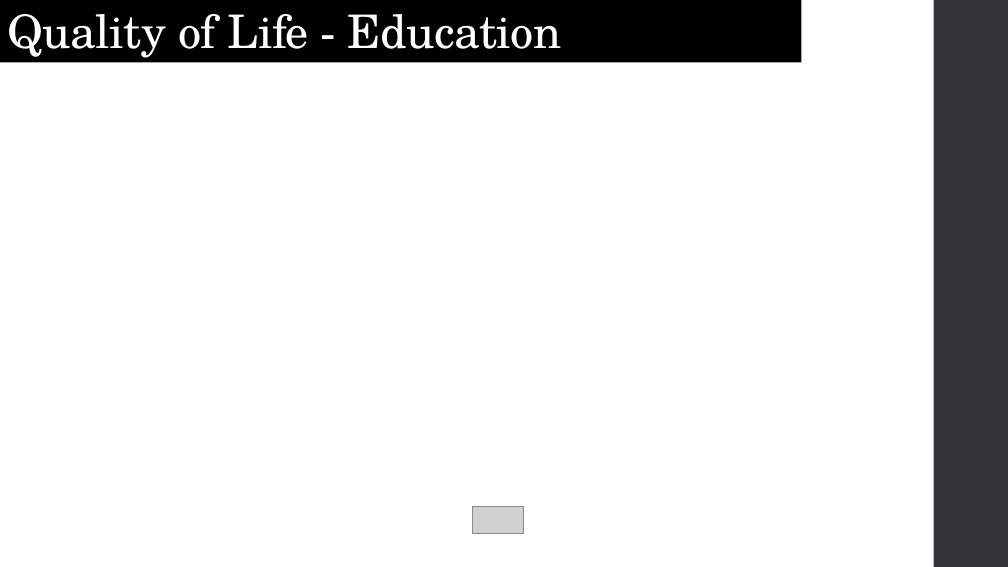
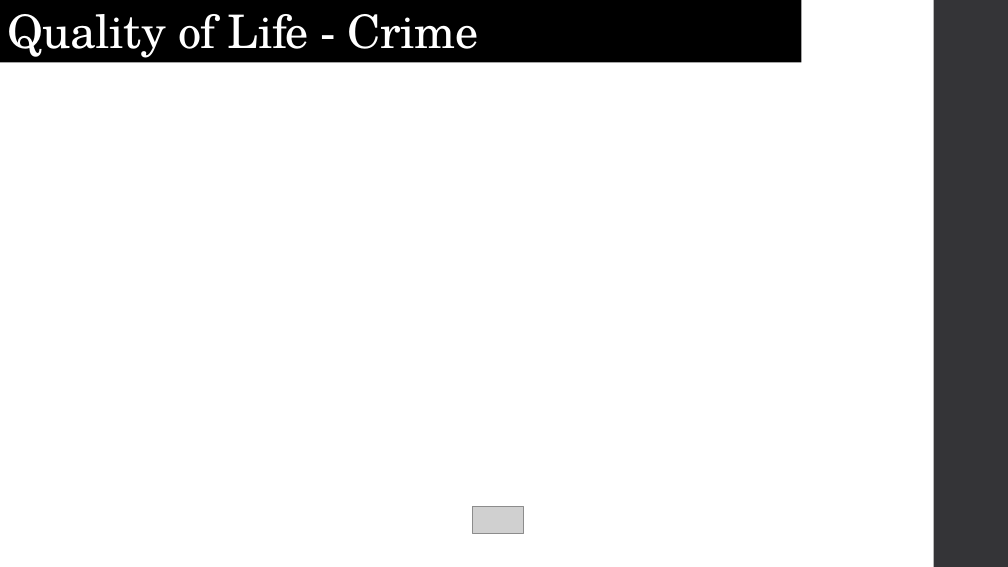
Before and after one commit to jasgarcia/NCGrowth, a slide deck: slide 10 of presentation/NC Growth.pptx. Drawn at 1008x567 pixels with LibreOffice and Linux fonts; fonts in the diff are those of the drawing; grey boxes stand for pictures. Boxes give left, top, right and bottom in pixels: in the first picture for what was removed or moved away, otherwise in the second. Text is boxed around its words. In the diff, an @@ line names an element or a change of style, - is before the commit and + after.

```diff
--- a/presentation/NC Growth.pptx
+++ b/presentation/NC Growth.pptx
@@ title at [8, 14, 478, 58]: text changed @@
-Quality of Life - Education
+Quality of Life - Crime
```
Also in this commit, not shown: 6 other files.
